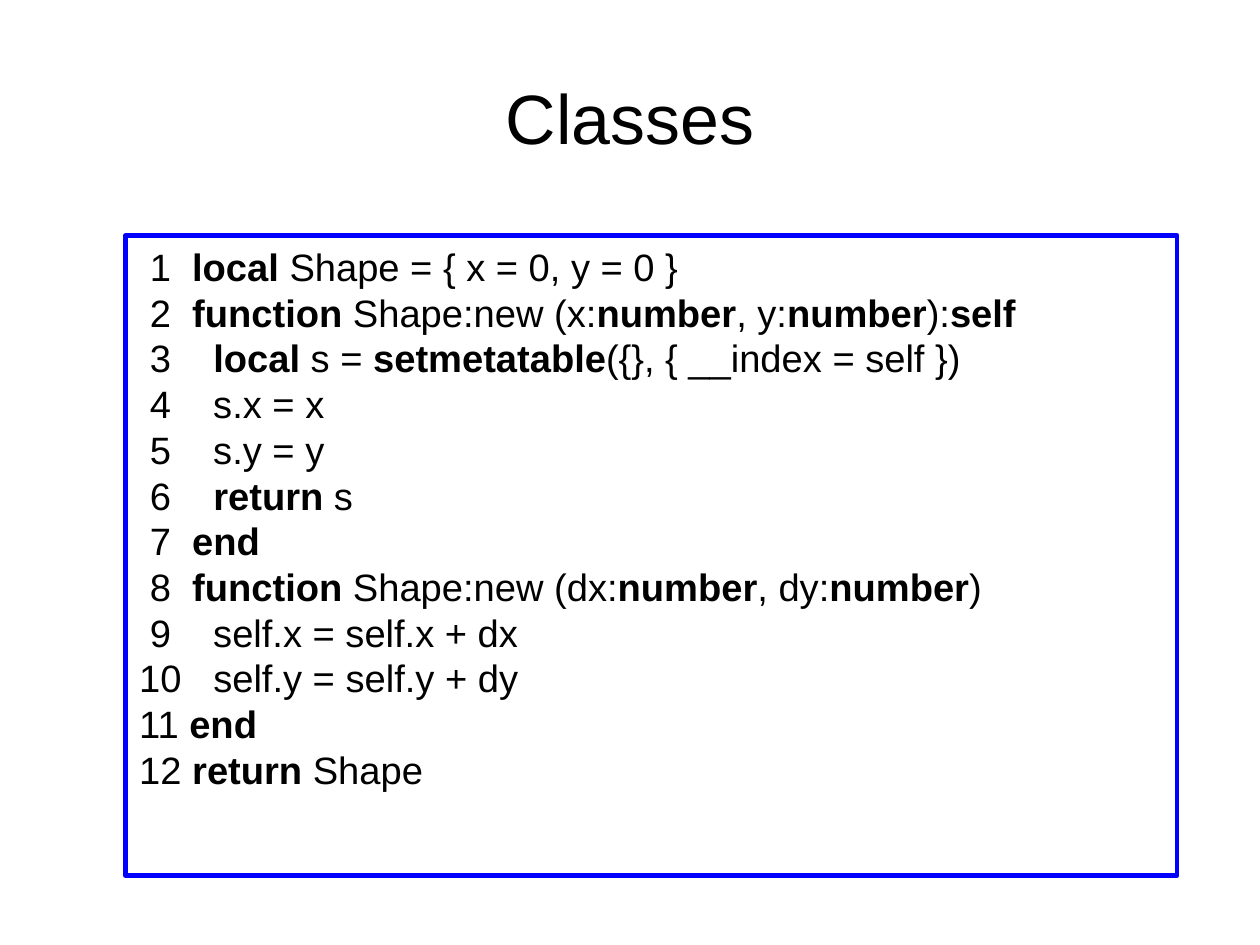
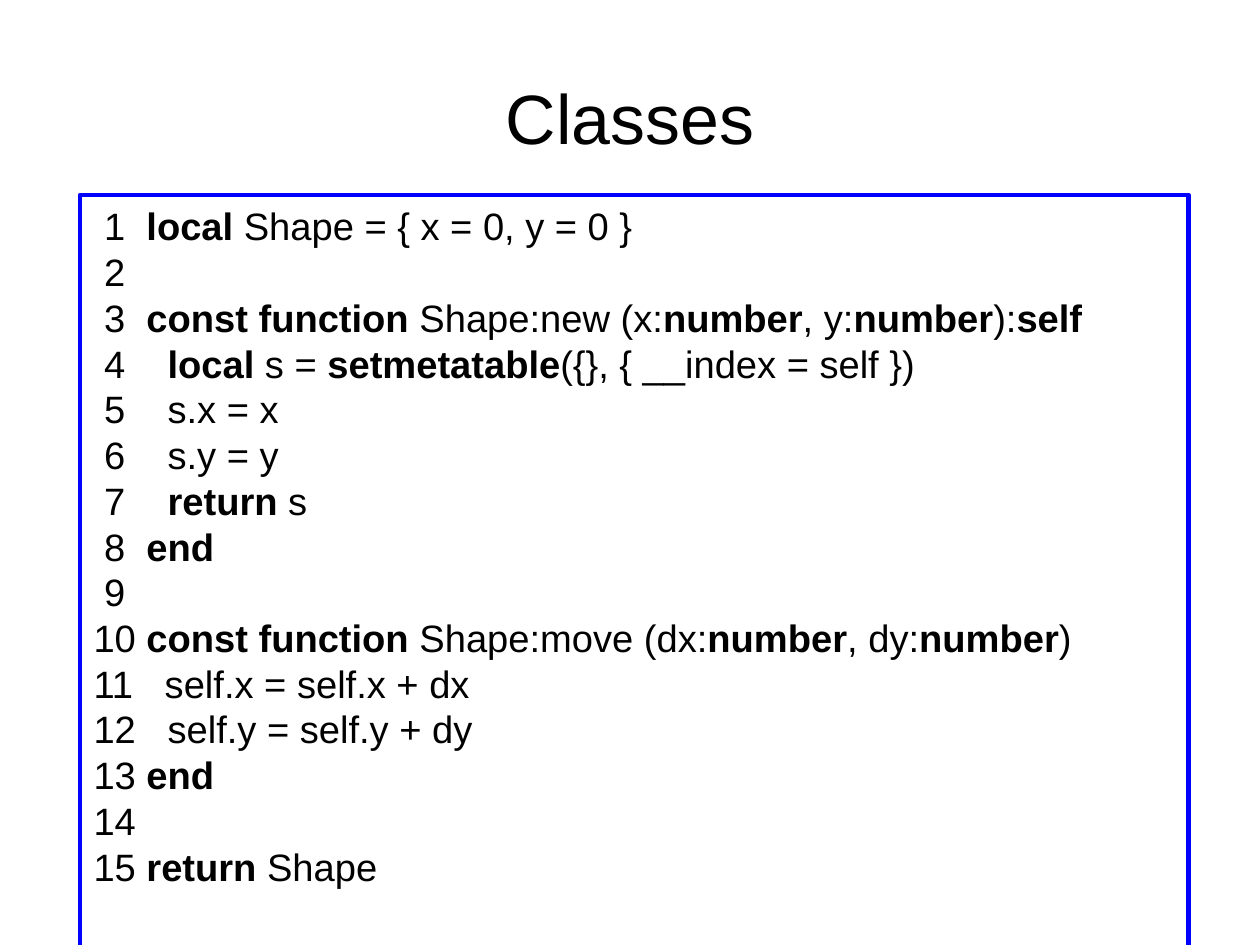
Before and after one commit to andremm/typedlua, a slide deck: slide 31 of doc/slides/dyla2014.odp. Drawn at 1260x945 pixels with LibreOffice and Linux fonts; fonts in the diff are those of the drawing. Boxes give left, top, right and bottom in pixels: in the first picture for what was removed or moved away, otherwise in the second. Text is boxed around its words. In the diff, an @@ line names an element or a change of style, - is before the commit and + after.

```diff
--- a/doc/slides/dyla2014.odp
+++ b/doc/slides/dyla2014.odp
@@ rectangle "1 local Shape = { ...": place and size @@
-rectangle "1 local Shape = { ..." at box(126, 236, 1178, 876)
+rectangle "1 local Shape = { ..." at box(80, 196, 1189, 945)
@@ text in rectangle at box(94, 259, 1082, 889): text changed @@
-2 function Shape:new (x:number, y:number):self
-3 local s = setmetatable({}, { __index = self })
-4 s.x = x
-5 s.y = y
-6 return s
-7 end
-8 function Shape:new (dx:number, dy:number)
-9 self.x = self.x + dx
-10 self.y = self.y + dy
-11 end
-12 return Shape
+2
+3 const function Shape:new (x:number, y:number):self
+4 local s = setmetatable({}, { __index = self })
+5 s.x = x
+6 s.y = y
+7 return s
+8 end
+9
+10 const function Shape:move (dx:number, dy:number)
+11 self.x = self.x + dx
+12 self.y = self.y + dy
+13 end
+14
+15 return Shape
```
Also in this commit, not shown: 14 other slides changed.
